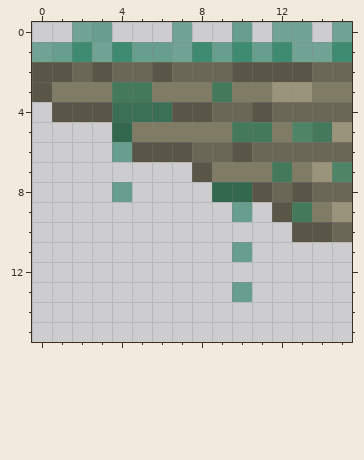
Edited in one commit: pixel-art sprite (public/sprites/platform_left.png). The picture above is the old version.
The file is 16x16 pixels.
The result:
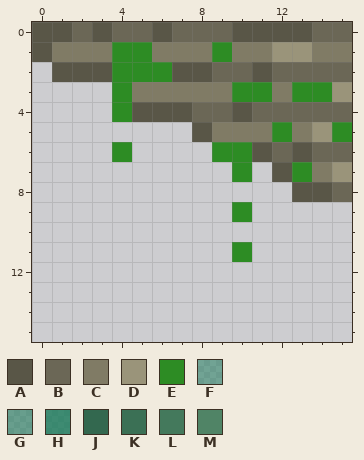
Palette (. is transparent): A #595647  B #6b6756  C #807b65  D #9a947a  E #2d8c24  F #1277557d  G #1277558a  H #127755c3  J #33684f  K #3b7055  L #44795c  M #508466
Edits made:
@@ x 0..15 @@
- 0 ..FG...F..G.FF.F
- 1 FGHFHGGFHGHGHFFH
- 2 AABABBABBBAAAABB
- 3 ACCCLLCCCLCCDDCC
- 4 .AAAKKKAABBABBBB
- 5 ....JCCCCCLLCMLD
- 6 ....GAAABBABBBBB
- 7 ........ACCCLCDM
- 8 ....G....JJABABB
- 9 ..........G.ALCD
-10 .............AAB
-11 ..........G.....
+ 0 AABABBABBBAAAABB
+ 1 ACCCEECCCECCDDCC
+ 2 .AAAEEEAABBABBBB
+ 3 ....ECCCCCEECEED
+ 4 ....EAAABBABBBBB
+ 5 ........ACCCECDE
+ 6 ....E....EEABABB
+ 7 ..........E.AECD
+ 8 .............AAB
+ 9 ..........E.....
+10 ................
+11 ..........E.....
 12 ................
-13 ..........G.....
+13 ................
 14 ................
